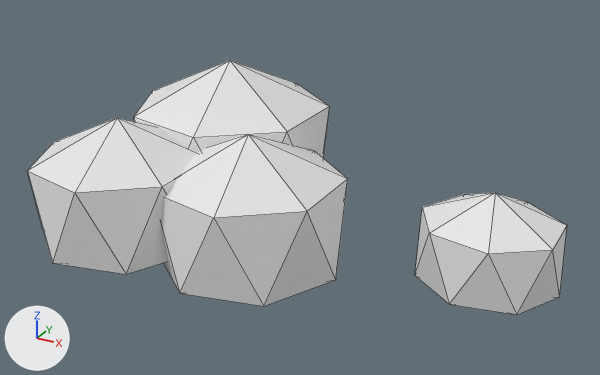
The OBJ model assets/meshes/AncientTreant/AncientTreant_Leaf_ArmR.obj: old version first, new version second.
Rendered twice from a 50 mm camera at (5.29, -9.67, 4.94) aimed at (-0.04, 0.03, 0.09). Arrows for +X, +Y and +Z are at lower left; the lights stay in place. The first picture is the older version. Mesh edges are drawn as thin lines. Where no turn or scale is listed for an object, it has been applied to the vertices. Vertices at exactly the same position are counted once.

Objects in the first picture: 'AncientTreant_Leaf_ArmR'.
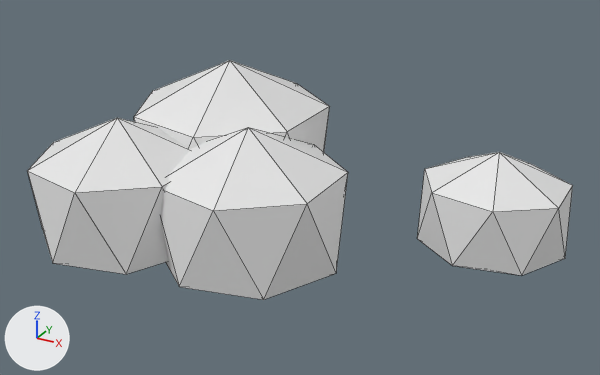
The newer file is also turned or shifted as a whole; pictures and numbers use the older file's frame.

The change, as JSON lines over the scene's bpy script:
```json
{"block": "me_ancienttreant_leaf_armr", "where": "# used by ob_ancienttreant_leaf_armr; location = (0.0, 0.0, 0.0)"}
{"op": "remove", "block": "me_ancienttreant_leaf_armr", "code": "me_ancienttreant_leaf_armr.from_pydata(...)  # 64 vertices, 112 faces; spans x -3.64..3.64, y -2.39..2.39, z -1.56..1.56"}
{"op": "add", "block": "me_ancienttreant_leaf_armr", "code": "me_ancienttreant_leaf_armr.from_pydata(...)  # 64 vertices, 112 faces; spans x -3.64..3.64, y -2.39..2.39, z -1.46..1.56"}
{"block": "me_ancienttreant_leaf_armr", "change": "me_ancienttreant_leaf_armr part 1: the loose piece of 16 vertices spanning x 1.57..3.64, y -0.14..1.72, z -1.52..0.28 is moved by (0.0, 0.0, 0.6)"}
{"block": "me_ancienttreant_leaf_armr", "change": "me_ancienttreant_leaf_armr part 2: the loose piece of 16 vertices spanning x -1.93..0.84, y -1.88..0.82, z -1.56..1.0 is moved by (0.0, 0.0, 0.1)"}
```

What differs and where, as boxes (x1, y1, x2, y2) in the pictures (600 x 375 px; the box of a moved part takes in the faces that stretch with it):
```json
{"object": "AncientTreant_Leaf_ArmR", "change": "reshaped", "before": [27, 60, 567, 315], "after": [27, 60, 573, 300]}
{"part": 1, "of": "me_ancienttreant_leaf_armr", "change": "moved or reshaped", "before": [415, 193, 567, 315], "after": [417, 152, 573, 276]}
{"part": 2, "of": "me_ancienttreant_leaf_armr", "change": "moved or reshaped", "before": [161, 134, 348, 306], "after": [161, 127, 348, 300]}
```
